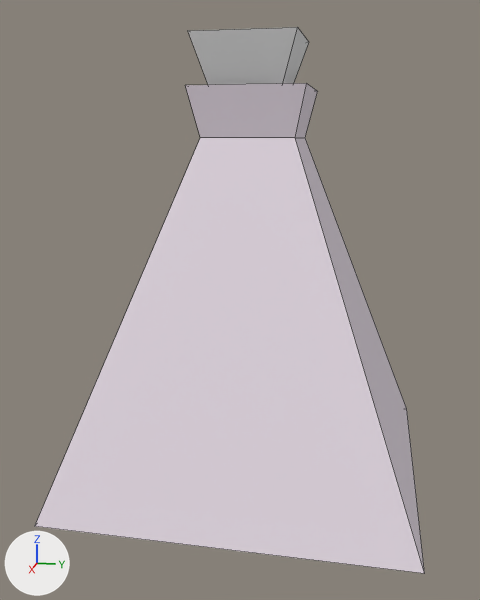
One commit to the FBX model Assets/Models/potion.fbx: the scene before it, then after it.
Camera for both pictures: a 50 mm camera at (1.302, 0.23, 0.338) aimed at (0.022, -0.026, 0.018). The axes (+X, +Y, +Z) are drawn at lower left. The lights are the same throughout. Mesh edges are drawn as thin lines. Where no turn or scale is listed for an object, it has been applied to the vertices.
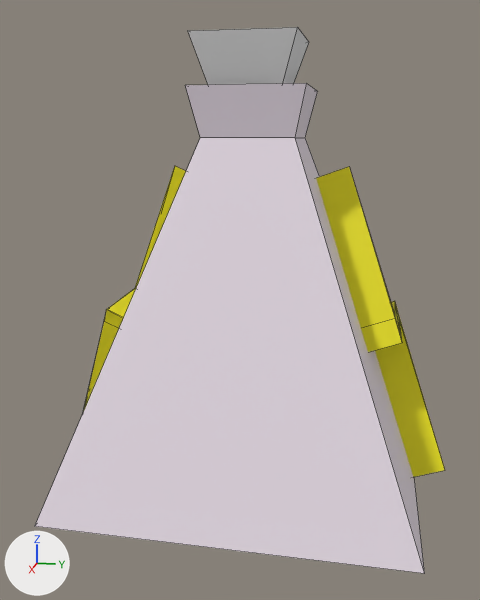
Changed parts and their boxes [x1, y1, x2, y2] in the pictures (480 x 600 px):
'Text.001', added (yellow)
    after: [316, 167, 445, 477]
'Text', added (yellow)
    after: [83, 166, 186, 412]

What changed in the scene script:
```text
Add mat_material_003:
    mat_material_003 = principled_material('Material.003')
    mat_material_003.base_color = (0.8, 0.743, 0.0)  # yellow #e7e000
    mat_material_003.roughness = 0.69
Add me_cutext_001:
    me_cutext_001.from_pydata(...)  # 24 vertices, 28 faces; spans x -0.085..0.114, y -0.409..-0.076, z -0.322..0.284
    me_cutext_001.materials.append(mat_material_003)  # yellow #e7e000
Add me_cutext_004:
    me_cutext_004.from_pydata(...)  # 24 vertices, 28 faces; spans x -0.113..0.087, y 0.094..0.386, z -0.346..0.272
    me_cutext_004.materials.append(mat_material_003)  # yellow #e7e000
Add ob_text:
    ob_text = bpy.data.objects.new('Text', me_cutext_001)
    ob_text.location = (0.0, 0.0, 0.0)
Add ob_text_001:
    ob_text_001 = bpy.data.objects.new('Text.001', me_cutext_004)
    ob_text_001.location = (0.0, 0.008, 0.01)
```
